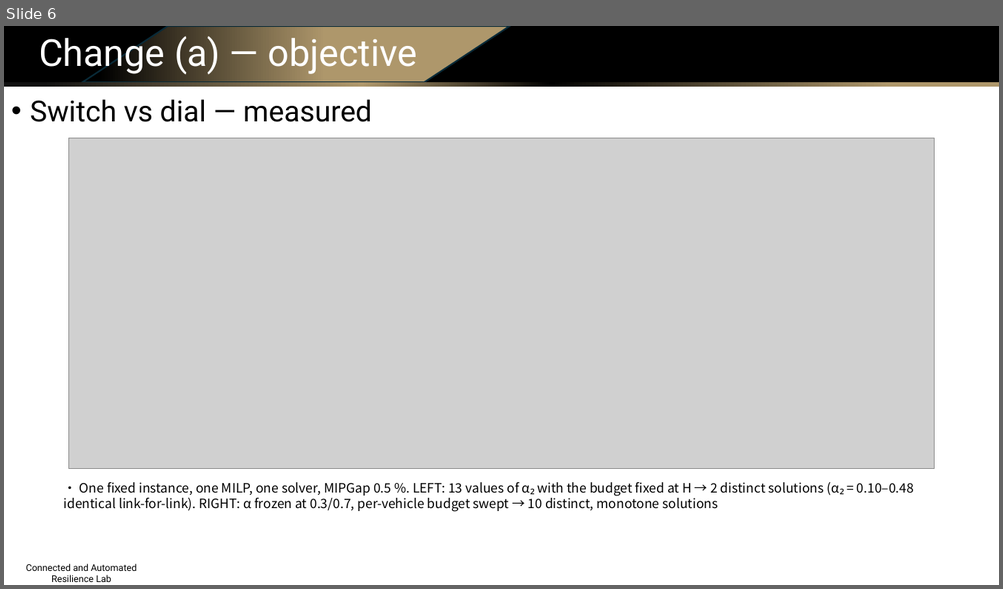
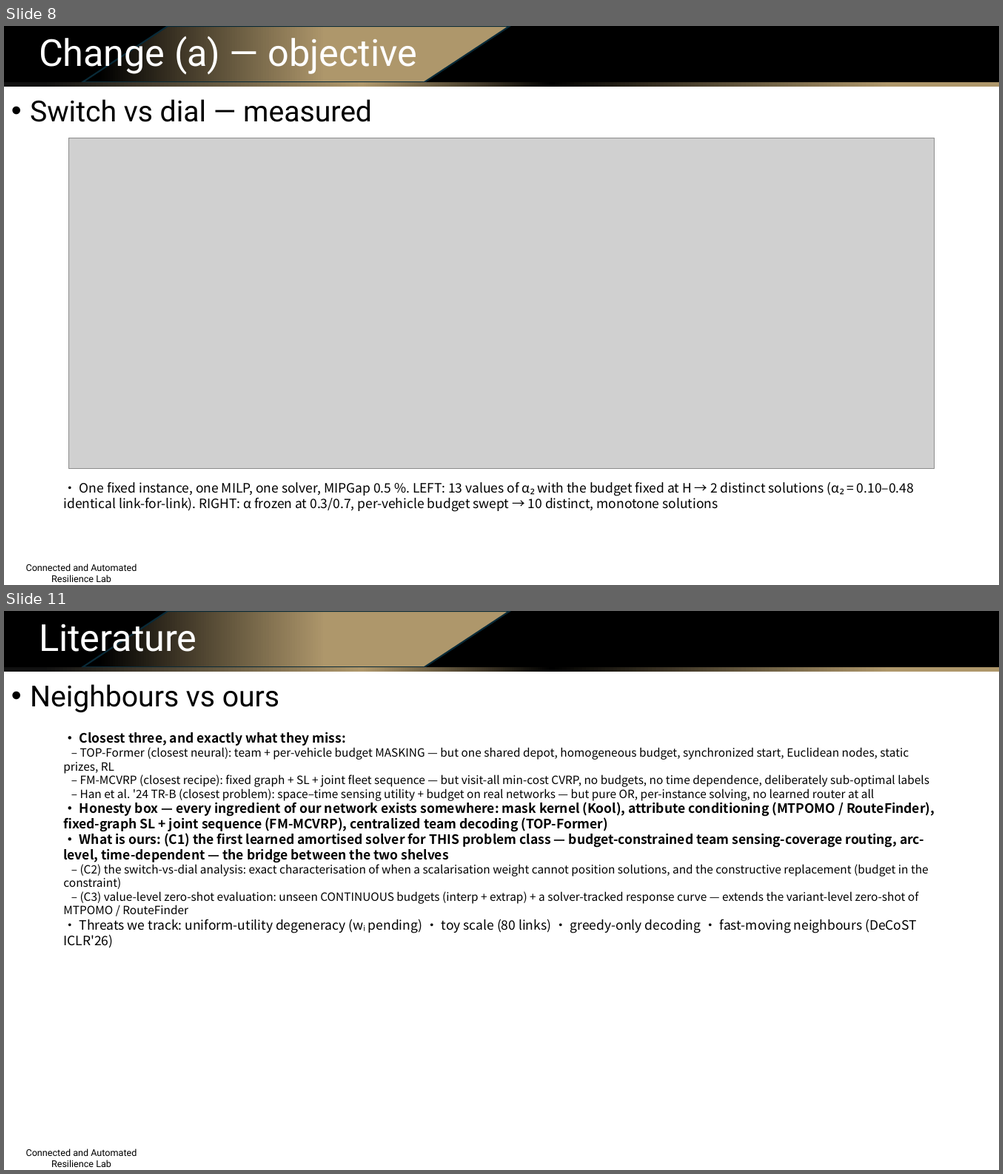
Before and after one commit to Dylan-Wyl10/RoboSense, a slide deck: experiments/20260804-budget-conditioning/ppt/sensing_routing_method_and_results.pptx. Shown one above the other, each under a label of ours: slide 6 before the commit, slides 8 and 11 after it; the slides between them are not shown. The pictures are 1003x589 and 1003x1174 pixels, drawn with LibreOffice and Linux fonts; fonts in the diff are those of the drawing; grey boxes stand for pictures; background and template pictures are left out. Boxes give left, top, right and bottom in pixels: in the first picture for what was removed or moved away, otherwise in the second. Text is boxed around its words. In the diff, an @@ line names an element or a change of style, - is before the commit and + after.

Commit message:
deck v2 (21 slides): budget-assignment algorithm slide, before/after objectives, rigorous alpha-switch proofs (rendered equations), literature matrix+takeaway, split training/generation pipelines, native editable architecture diagrams (elbow connectors)

```diff
--- a/experiments/20260804-budget-conditioning/ppt/sensing_routing_method_and_results.pptx
+++ b/experiments/20260804-budget-conditioning/ppt/sensing_routing_method_and_results.pptx
@@ slide 11 added at bbox=[4, 611, 999, 1170], background #FFFFFF; not listed: 4 template elements that a slide beside it also shows @@
@@ text added at bbox=[39, 617, 197, 660], 36 pt, text #FFFFFF @@
+Literature
@@ text added at bbox=[30, 684, 279, 712], 28 pt, text #000000 @@
+• Neighbours vs ours
@@ text added at bbox=[63, 732, 934, 948], 11 pt, text #000000 @@
+• Closest three, and exactly what they miss:
+– TOP-Former (closest neural): team + per-vehicle budget MASKING — but one shared depot, homogeneous budget, synchronized start, Euclidean nodes, static prizes, RL
+– FM-MCVRP (closest recipe): fixed graph + SL + joint fleet sequence — but visit-all min-cost CVRP, no budgets, no time dependence, deliberately sub-optimal labels
+– Han et al. '24 TR-B (closest problem): space–time sensing utility + budget on real networks — but pure OR, per-instance solving, no learned router at all
+• Honesty box — every ingredient of our network exists somewhere: mask kernel (Kool), attribute conditioning (MTPOMO / RouteFinder), fixed-graph SL + joint sequence (FM-MCVRP), centralized team decoding (TOP-Former)
+• What is ours: (C1) the first learned amortised solver for THIS problem class — budget-constrained team sensing-coverage routing, arc-level, time-dependent — the bridge between the two shelves
+– (C2) the switch-vs-dial analysis: exact characterisation of when a scalarisation weight cannot position solutions, and the constructive replacement (budget in the constraint)
+– (C3) value-level zero-shot evaluation: unseen CONTINUOUS budgets (interp + extrap) + a solver-tracked response curve — extends the variant-level zero-shot of MTPOMO / RouteFinder
+• Threats we track: uniform-utility degeneracy (wᵢ pending) · toy scale (80 links) · greedy-only decoding · fast-moving neighbours (DeCoST ICLR'26)
@@ what was slide 6 is now slide 8 @@
```
Also in this commit, not shown: 6 slides changed, 10 other slides added, 5 slides removed, 13 other files.
